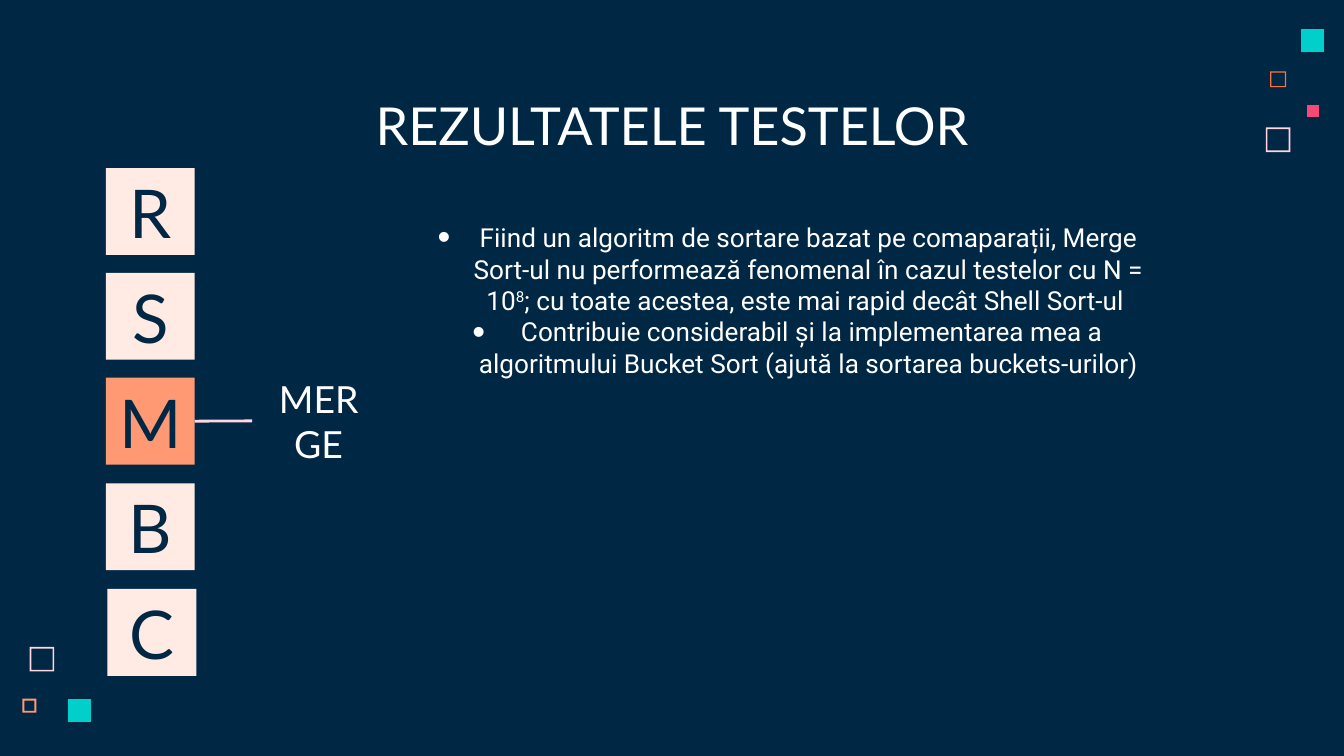
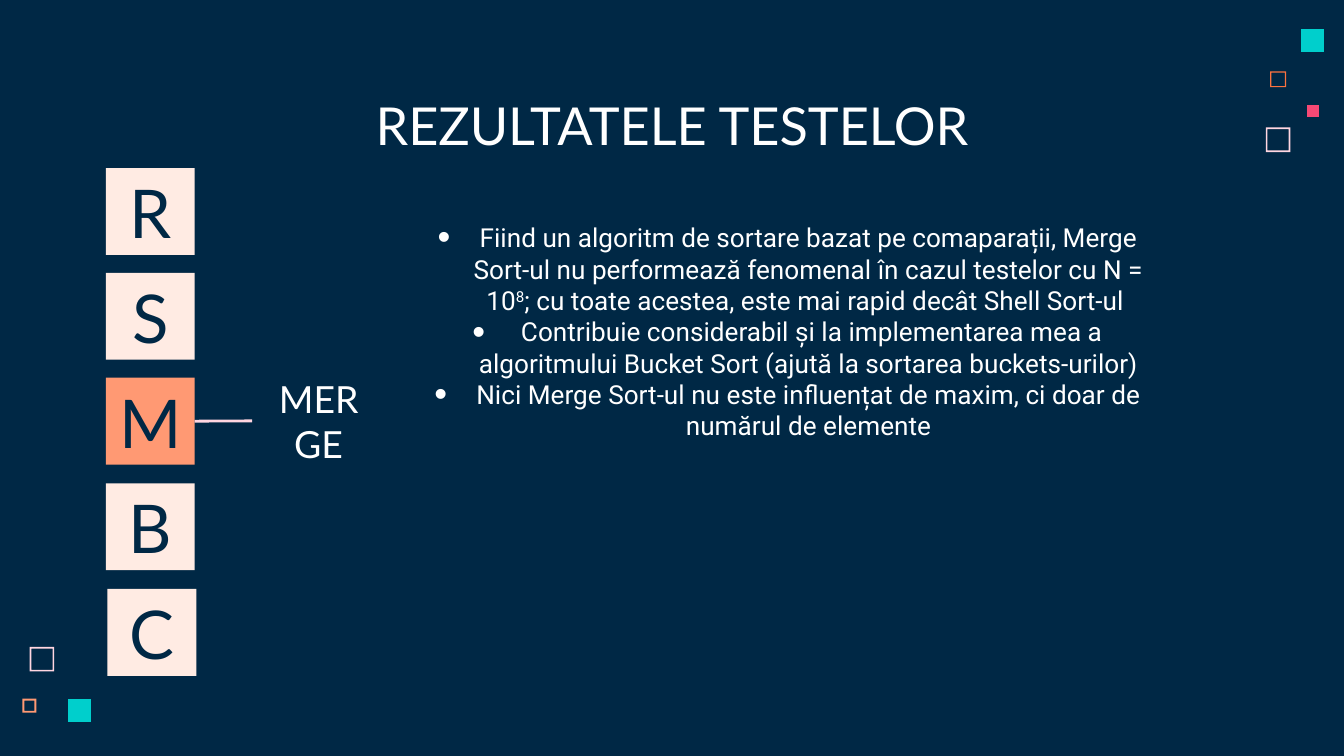
Before and after one commit to iam-mj/1stProject_SD, a slide deck: slide 11 of Primul Proiect SD.pptx. Drawn at 1344x756 pixels with LibreOffice and Linux fonts; fonts in the diff are those of the drawing. Boxes give left, top, right and bottom in pixels: in the first picture for what was removed or moved away, otherwise in the second. Text is boxed around its words. In the diff, an @@ line names an element or a change of style, - is before the commit and + after.

```diff
--- a/Primul Proiect SD.pptx
+++ b/Primul Proiect SD.pptx
@@ text at <box>476,384,1140,436</box>: paragraph added @@
+• Nici Merge Sort-ul nu este influențat de maxim, ci doar de numărul de elemente
```
Also in this commit, not shown: 16 other slides changed, 3 slides added, 1 slide removed.
